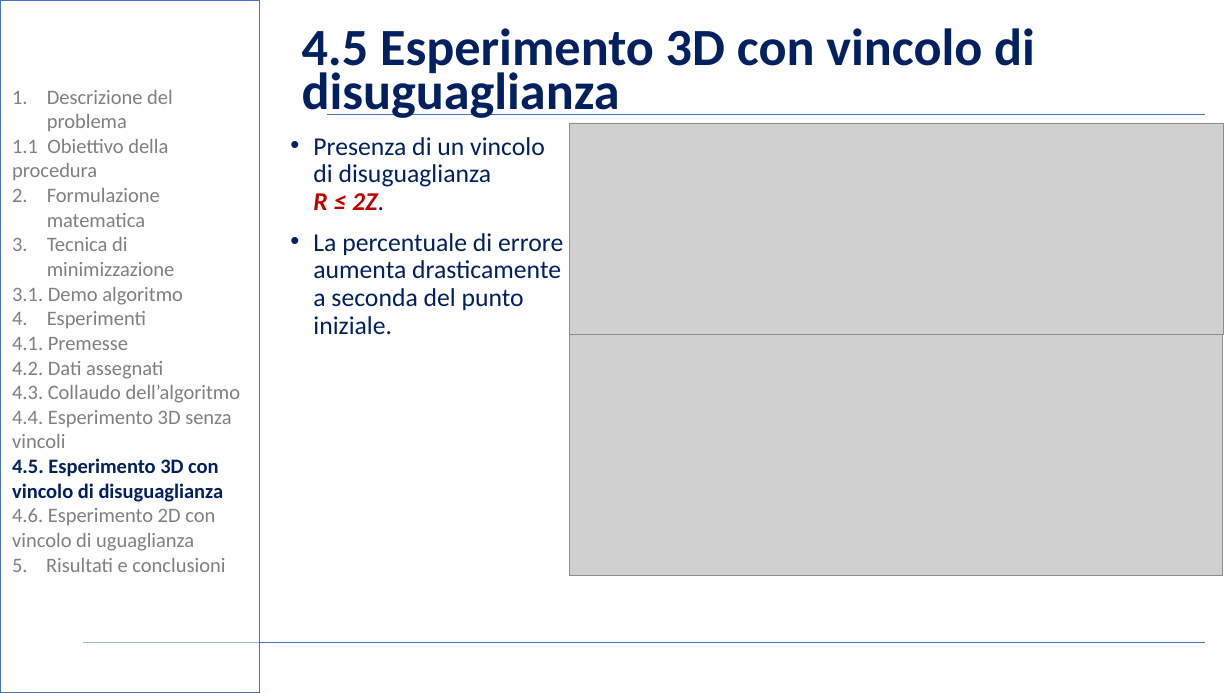
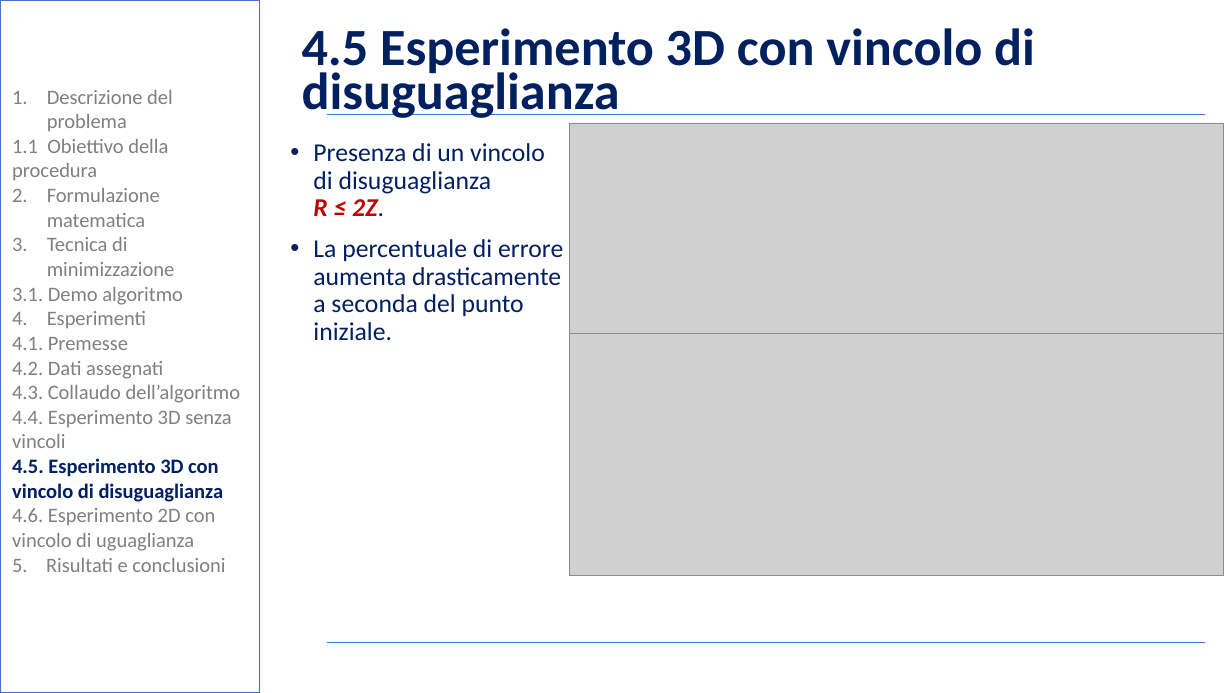
Before and after one commit to BernardoGiordano/NelderMeadMethod, a slide deck: slide 17 of writeup/Slides.pptx. Drawn at 1232x693 pixels with LibreOffice and Linux fonts; fonts in the diff are those of the drawing; grey boxes stand for pictures; background and template pictures are left out. Boxes give left, top, right and bottom in pixels: in the first picture for what was removed or moved away, otherwise in the second. Text is boxed around its words. In the diff, an @@ line names an element or a change of style, - is before the commit and + after.

```diff
--- a/writeup/Slides.pptx
+++ b/writeup/Slides.pptx
@@ text "Presenza di un vincolo di ...": place and size @@
-text "Presenza di un vincolo di ..." at [313,137,563,334]
+text "Presenza di un vincolo di ..." at [313,143,563,340]
@@ line moved from (83, 642) - (1206, 642) to (327, 642) - (1206, 642) @@
```
Also in this commit, not shown: 5 other slides changed, 1 other file.
